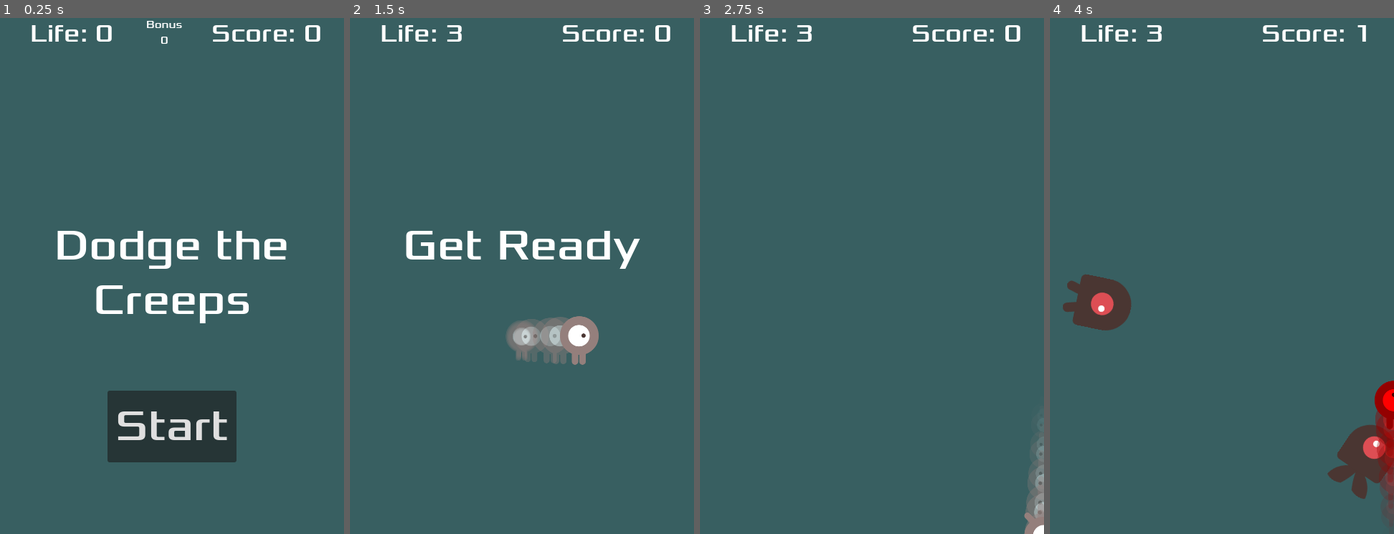
Above: before the commit, frames 1-4 (left to right).
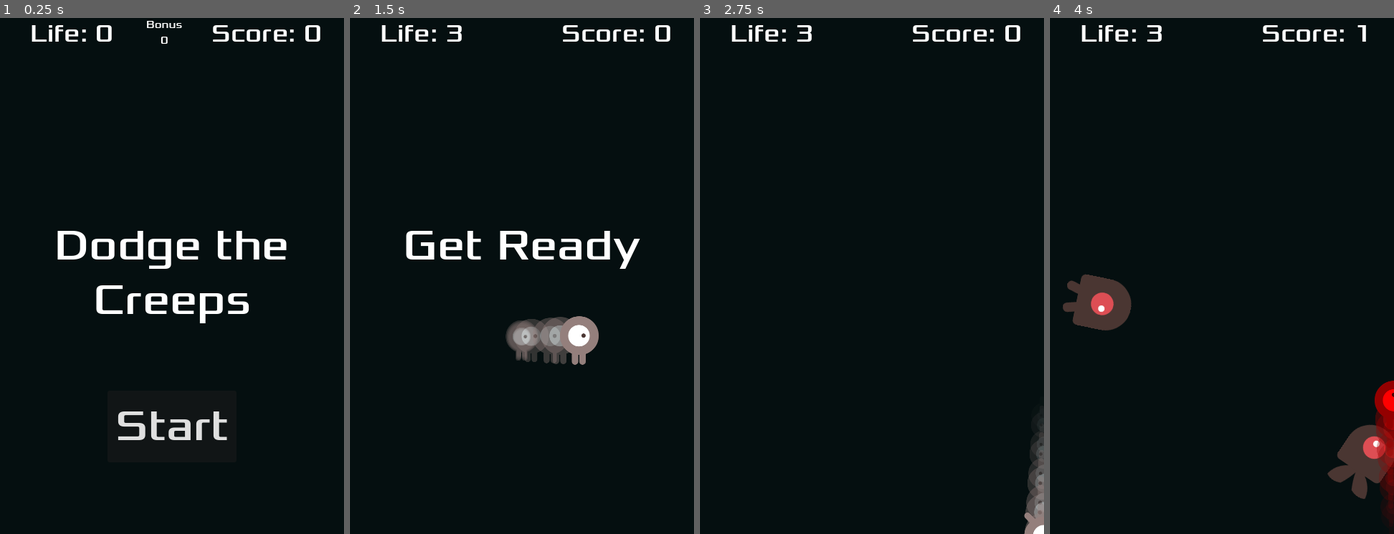
Above: after the commit, the same moments.

Repository: Indronil-Prince/Lightning-Game-Creep
Game: Godot game, scene res://main.tscn
Two runs of this game, one before a commit and one after it. Both use one fixed random seed, a clock stepped at 60 frames per second and the inputs below.
Inputs:
- Up to frame 1 (0.25 s): no input
- Up to frame 2 (1.5 s): click "Start" at 0.5 s; hold D (move_right) from 1.28 s (still down)
- Up to frame 3 (2.75 s): release D (move_right) at 2.03 s; hold S (move_down) from 2.03 s (still down)
- Up to frame 4 (4 s): release S (move_down) at 2.78 s; hold D (move_right) 2.78-3.53 s; hold W (move_up) from 3.53 s (still down)

The runs differ from the first frame. In frame 1, 96% of the frame differs, in the area x 0-100%, y 0-100%; in frame 2, 97%; in frame 3, 99%; in frame 4, 96%.

Commit message:
Indronil's-game-initial

Diff:
--- a/main.tscn
+++ b/main.tscn
@@ -24,7 +24,7 @@
 anchor_bottom = 1.0
 grow_horizontal = 2
 grow_vertical = 2
-color = Color(0.219608, 0.372549, 0.380392, 1)
+color = Color(0.0211365, 0.0604486, 0.0626397, 1)
 
 [node name="Player" parent="." instance=ExtResource("3_veqnc")]
 
